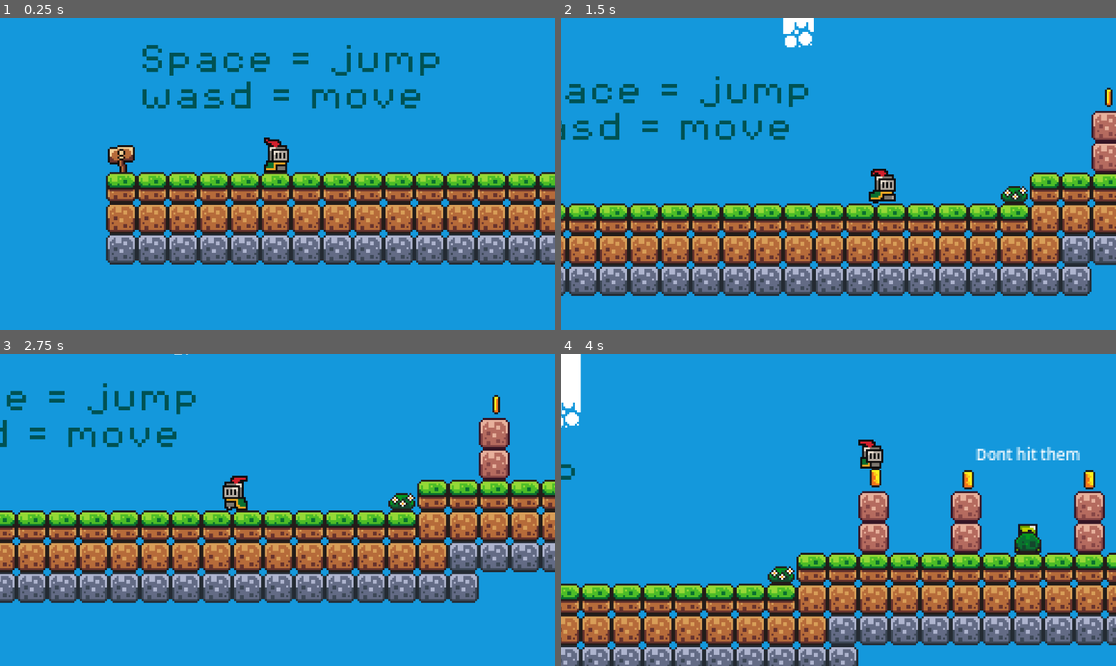
Above: before the commit, frames 1-4 (two rows, left to right).
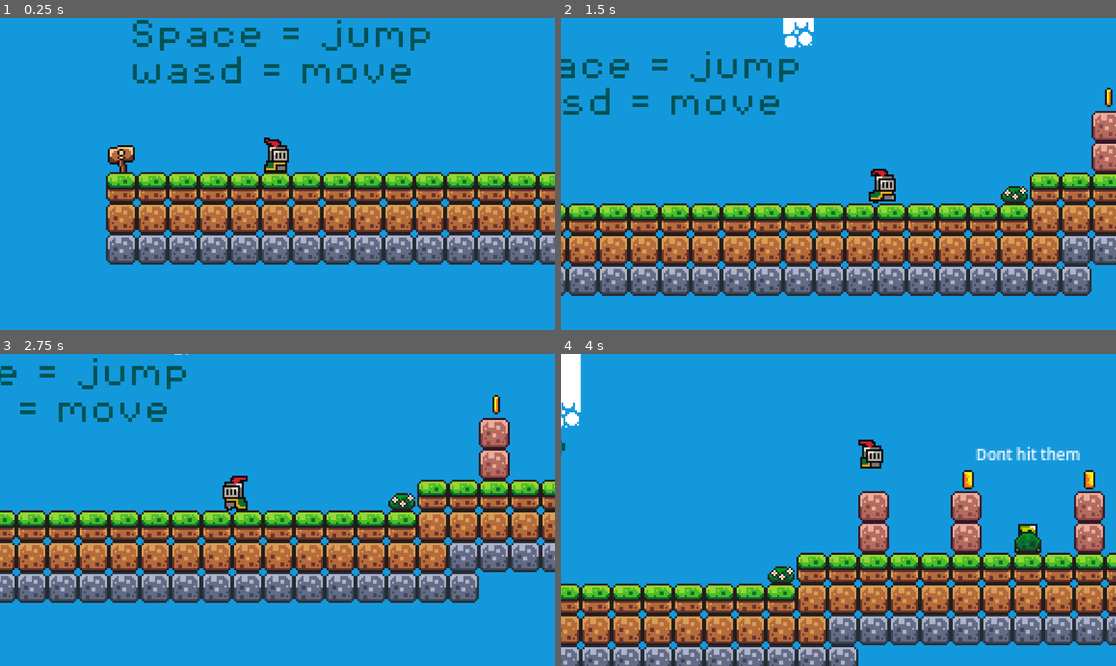
Above: after the commit, the same moments.

Repository: Syduck333/PlatformerGamePOC
Game: Godot game, scene res://scenes/game.tscn
The game is run twice, just before and just after one commit, with the same random seed, the same clock (stepped at 60 frames per second) and the same inputs.
Inputs:
- Up to frame 1 (0.25 s): no input
- Up to frame 2 (1.5 s): hold Right (playeroneright) from 0.53 s (still down); tap Up ( playeronejump) at 0.77 s
- Up to frame 3 (2.75 s): tap Up ( playeronejump) at 1.52 s; release Right (playeroneright) at 2.03 s; hold Left (playeroneleft) from 2.03 s (still down)
- Up to frame 4 (4 s): release Left (playeroneleft) at 2.78 s; hold Right (playeroneright) from 2.78 s (still down); tap Up ( playeronejump) at 3.02, 3.77 s

The runs differ from the first frame. In frame 1, 4.3% of the frame differs, in the area x 23-80%, y 0-29%; in frame 2, 3.3%; in frame 3, 2.4%; in frame 4, 0.2%.

Commit message:
More Slimes and Coin Fix

Diff:
--- a/scenes/coin.tscn
+++ b/scenes/coin.tscn
@@ -98,6 +98,45 @@
 
 [sub_resource type="CircleShape2D" id="CircleShape2D_ssuvv"]
 radius = 5.09902
+
+[sub_resource type="Animation" id="Animation_d14el"]
+length = 0.001
+tracks/0/type = "value"
+tracks/0/imported = false
+tracks/0/enabled = true
+tracks/0/path = NodePath("AnimatedSprite2D:visible")
+tracks/0/interp = 1
+tracks/0/loop_wrap = true
+tracks/0/keys = {
+"times": PackedFloat32Array(0),
+"transitions": PackedFloat32Array(1),
+"update": 1,
+"values": [true]
+}
+tracks/1/type = "value"
+tracks/1/imported = false
+tracks/1/enabled = true
+tracks/1/path = NodePath("CollisionShape2D:disabled")
+tracks/1/interp = 1
+tracks/1/loop_wrap = true
+tracks/1/keys = {
+"times": PackedFloat32Array(0),
+"transitions": PackedFloat32Array(1),
+"update": 1,
+"values": [false]
+}
+tracks/2/type = "value"
+tracks/2/imported = false
+tracks/2/enabled = true
+tracks/2/path = NodePath("Pickup:playing")
+tracks/2/interp = 1
+tracks/2/loop_wrap = true
+tracks/2/keys = {
+"times": PackedFloat32Array(0),
+"transitions": PackedFloat32Array(1),
+"update": 1,
+"values": [false]
+}
 
 [sub_resource type="Animation" id="Animation_11l1o"]
 resource_name = "new_animationpickup"
@@ -152,45 +191,6 @@
 }]
 }
 
-[sub_resource type="Animation" id="Animation_d14el"]
-length = 0.001
-tracks/0/type = "value"
-tracks/0/imported = false
-tracks/0/enabled = true
-tracks/0/path = NodePath("AnimatedSprite2D:visible")
-tracks/0/interp = 1
-tracks/0/loop_wrap = true
-tracks/0/keys = {
-"times": PackedFloat32Array(0),
-"transitions": PackedFloat32Array(1),
-"update": 1,
-"values": [true]
-}
-tracks/1/type = "value"
-tracks/1/imported = false
-tracks/1/enabled = true
-tracks/1/path = NodePath("CollisionShape2D:disabled")
-tracks/1/interp = 1
-tracks/1/loop_wrap = true
-tracks/1/keys = {
-"times": PackedFloat32Array(0),
-"transitions": PackedFloat32Array(1),
-"update": 1,
-"values": [false]
-}
-tracks/2/type = "value"
-tracks/2/imported = false
-tracks/2/enabled = true
-tracks/2/path = NodePath("Pickup:playing")
-tracks/2/interp = 1
-tracks/2/loop_wrap = true
-tracks/2/keys = {
-"times": PackedFloat32Array(0),
-"transitions": PackedFloat32Array(1),
-"update": 1,
-"values": [false]
-}
-
 [sub_resource type="AnimationLibrary" id="AnimationLibrary_1ikuy"]
 _data = {
 &"RESET": SubResource("Animation_d14el"),
--- a/scenes/game.tscn
+++ b/scenes/game.tscn
@@ -233,7 +233,7 @@
 layer_0/tile_data = PackedInt32Array(262135, 0, 11, 196599, 0, 11, 131062, 0, 11, 65526, 0, 11, -10, 0, 11, -9, 0, 11,  …(206350 unchanged characters)…
 layer_1/name = "Background"
 layer_1/z_index = 1
-layer_1/tile_data = PackedInt32Array(65529, 0, 0, 65530, 0,  …(15575 unchanged characters)… , 1, 131129, 393216, 1, 65595, 393216, 1)
+layer_1/tile_data = PackedInt32Array(65529, 0, 0, 65530, 0,  …(15575 unchanged characters)… , 1, 131129, 393216, 1, 65595, 393216, 1, 180, 196608, 0)
 
 [node name="Killzone" parent="." instance=ExtResource("6_p57ef")]
 position = Vector2(0, 85)
@@ -290,16 +290,22 @@
 [node name="Slime" parent="." instance=ExtResource("7_u5sy4")]
 position = Vector2(282, -16)
 
+[node name="Slime3" parent="." instance=ExtResource("7_u5sy4")]
+position = Vector2(1513, 11)
+
+[node name="Slime4" parent="." instance=ExtResource("7_u5sy4")]
+position = Vector2(3039, 16)
+
 [node name="Slime2" parent="." instance=ExtResource("7_u5sy4")]
 position = Vector2(775, 17)
 
 [node name="Labels" type="Node" parent="."]
 
 [node name="Label" type="Label" parent="Labels"]
-offset_left = -96.0
-offset_top = -67.0
-offset_right = 71.0
-offset_bottom = -2.0
+offset_left = -101.0
+offset_top = -80.0
+offset_right = 66.0
+offset_bottom = -15.0
 theme_override_colors/font_color = Color(0, 0.320859, 0.326061, 1)
 theme_override_fonts/font = ExtResource("8_gee14")
 theme_override_font_sizes/font_size = 16
--- a/scripts/coin.gd
+++ b/scripts/coin.gd
@@ -1,10 +1,8 @@
 extends Area2D
 
 @onready var game_manager = %GameManager
-
 @onready var animation_player: AnimationPlayer = $AnimationPlayer
 
 func _on_body_entered(body: Node2D) -> void:
-	print("u got coin")
-
-	animation_player.play("pickup")
+	game_manager.add_point()
+	animation_player.play("new_animationpickup")
